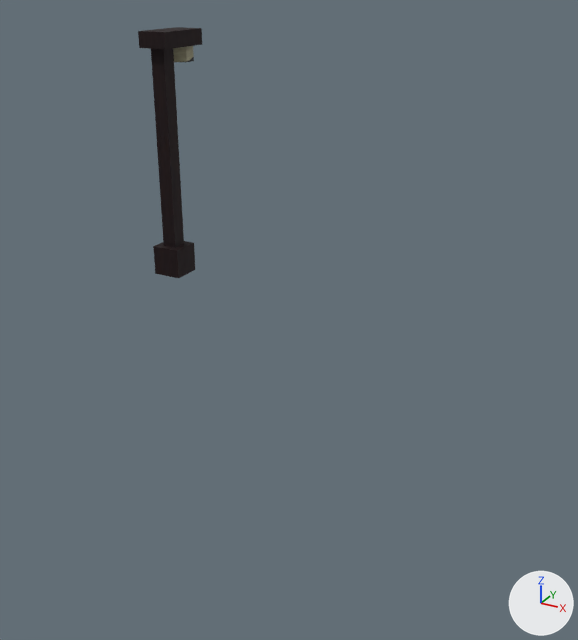
Before and after pictures for a commit that changed the Blender file data/models/streetlight.blend.
Before and after are seen from a 50 mm lens placed at (16.3, -21.4, 9.8), pointed at (8.2, -6.6, 2.4). The lights are fixed; the arrows at lower right show +X, +Y and +Z.

Objects in the first picture: 'Bulb', 'Pole'.
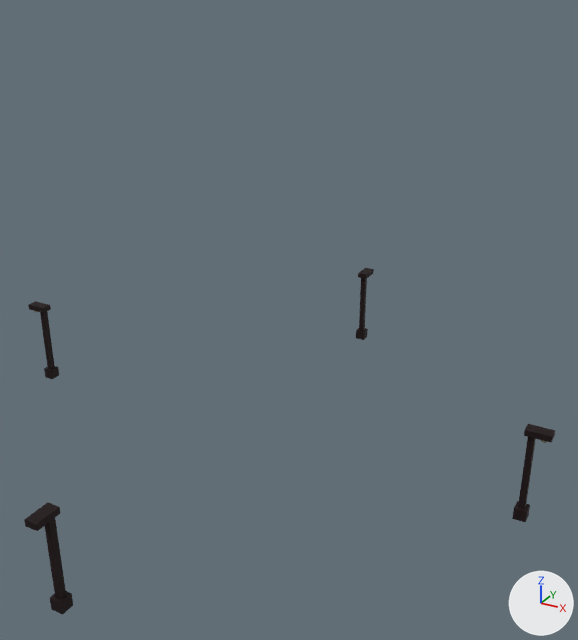
Commit message: update streetlight model to cover all streets per block

Location of each change, (x1, y1, x2, y2) in pixels of the pictures (578 x 640 px):
'Pole', reshaped, moved, rescaled (718% wider, 38% taller): before (138, 27, 202, 278); after (24, 268, 555, 615)
'Bulb', reshaped, moved, rescaled: before (173, 46, 194, 62); after (33, 276, 547, 529)
part 1 of me_bulb, built on: before (173, 46, 194, 62)
part 2 of me_pole, added: after (44, 366, 59, 379)
part 3 of me_pole, added: after (28, 301, 51, 313)
part 4 of me_pole, added (black): after (40, 312, 55, 369)
part 5 of me_pole, added: after (512, 501, 530, 522)
part 6 of me_pole, added: after (524, 424, 555, 443)
part 7 of me_pole, added (black): after (518, 437, 536, 509)
part 8 of me_pole, added: after (50, 591, 73, 615)
part 9 of me_pole, added (black): after (24, 502, 60, 531)
part 10 of me_pole, added (black): after (45, 518, 66, 599)

Diff of the bpy script that builds the scene:
```diff
--- a/data/models/streetlight.blend.py
+++ b/data/models/streetlight.blend.py
@@ me_pole @@
 # used by ob_pole; location = (0.0, 0.0, 0.5); scale = (0.5, 0.5, 0.5)
-me_pole.from_pydata(...)  # 24 vertices, 18 faces; spans x -1.0..1.0, y -1.0..3.0, z -1.0..15.0
+me_pole.from_pydata(...)  # 96 vertices, 72 faces; spans x -51.8..51.8, y -100.6..3.0, z -1.0..15.0
+# me_pole part 2: a new loose piece, a box spanning x -49.8..-47.8, y -49.8..-47.8, z -1.0..1.0, in mat_iron
+# me_pole part 3: a new loose piece, a box spanning x -51.8..-47.8, y -49.8..-47.8, z 14.0..15.0, in mat_iron
+# me_pole part 4: a new loose piece, a box spanning x -49.3..-48.3, y -49.3..-48.3, z 1.0..14.0, in mat_iron
+# me_pole part 5: a new loose piece, a box spanning x 47.8..49.8, y -49.8..-47.8, z -1.0..1.0, in mat_iron
+# me_pole part 6: a new loose piece, a box spanning x 47.8..51.8, y -49.8..-47.8, z 14.0..15.0, in mat_iron
+# me_pole part 7: a new loose piece, a box spanning x 48.3..49.3, y -49.3..-48.3, z 1.0..14.0, in mat_iron
+# me_pole part 8: a new loose piece, a box spanning x -1.0..1.0, y -98.6..-96.6, z -1.0..1.0, in mat_iron
+# me_pole part 9: a new loose piece, a box spanning x -1.0..1.0, y -100.6..-96.6, z 14.0..15.0, in mat_iron
+# me_pole part 10: a new loose piece, a box spanning x -0.5..0.5, y -98.1..-97.1, z 1.0..14.0, in mat_iron
 me_pole.materials.append(mat_iron)
@@ me_bulb @@
 # used by ob_bulb; location = (0.0, 1.0, 7.25)
-me_bulb.from_pydata(...)  # 12 vertices, 8 faces; spans x -0.346..0.346, y -0.4..0.4, z -0.25..0.25
+me_bulb.from_pydata(...)  # 104 vertices, 160 faces; spans x -64.3..64.3, y -127.3..1.3, z -1.0..0.0
+# me_bulb part 1: the whole mesh is rebuilt
 me_bulb.materials.append(mat_weatheredplastic)
@@ ob_pole @@
 ob_pole = bpy.data.objects.new('Pole', me_pole)
-ob_pole.location = (0.0, 0.0, 0.5)
-ob_pole.scale = (0.5, 0.5, 0.5)
+ob_pole.location = (8.0, -1.91, 0.13)
+ob_pole.scale = (0.125, 0.125, 0.125)
@@ ob_bulb @@
 ob_bulb = bpy.data.objects.new('Bulb', me_bulb)
-ob_bulb.location = (0.0, 1.0, 7.25)
+ob_bulb.location = (8.0, -1.71, 1.88)
+ob_bulb.scale = (0.1, 0.1, 0.1)
```
